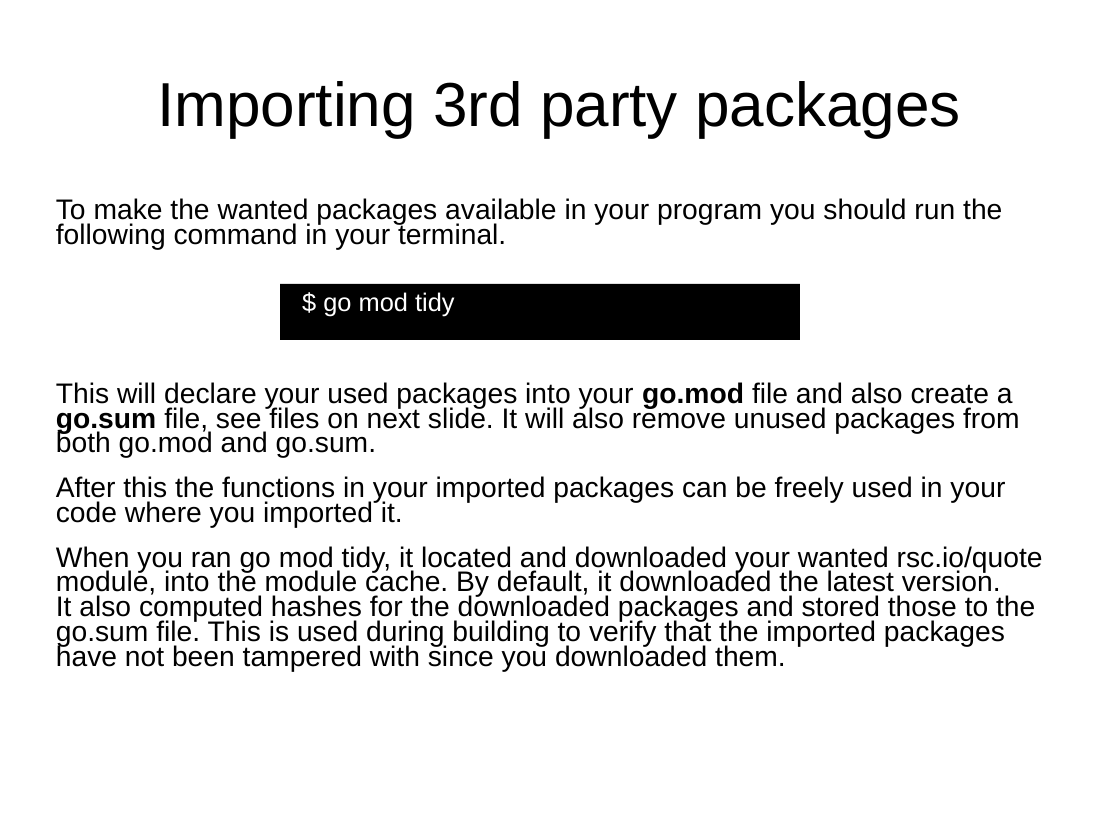
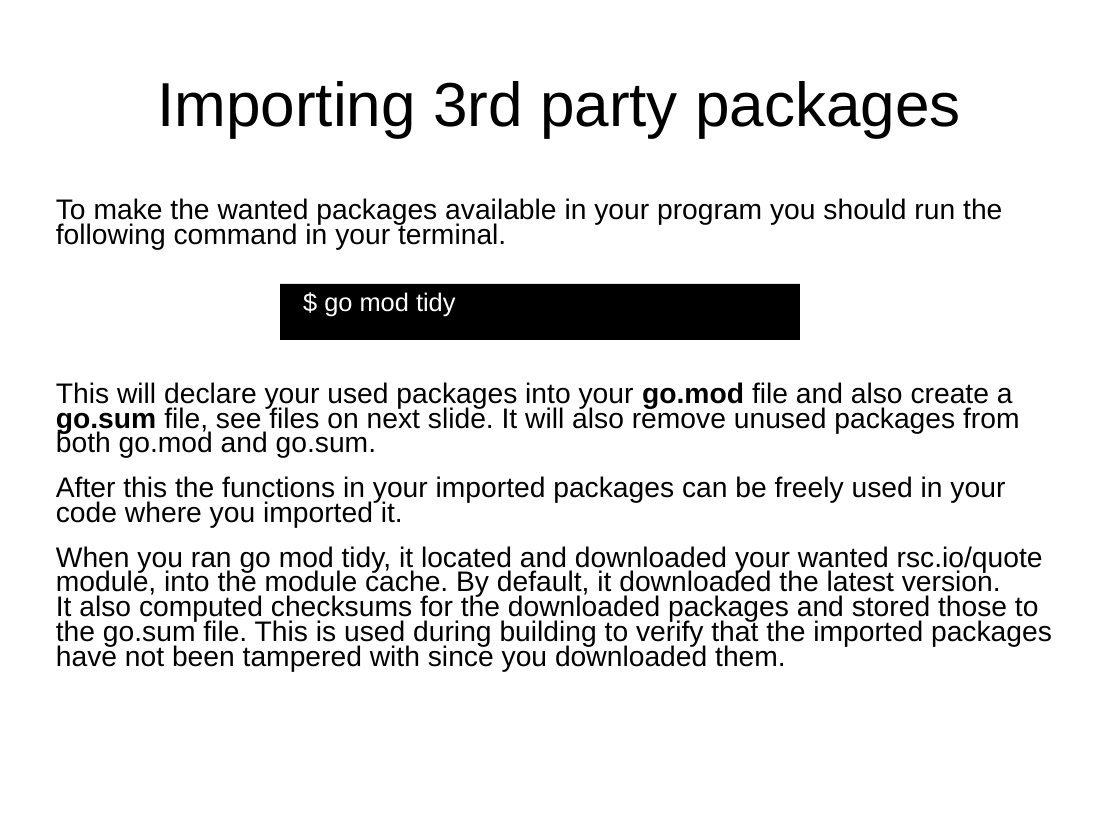
Before and after one commit to smicker/go_course, a slide deck: slide 20 of Golang genomgång.ppt. Drawn at 1120x840 pixels with LibreOffice and Linux fonts; fonts in the diff are those of the drawing; background and template pictures are left out. Boxes give left, top, right and bottom in pixels: in the first picture for what was removed or moved away, otherwise in the second. Text is boxed around its words. In the diff, an @@ line names an element or a change of style, - is before the commit and + after.

```diff
--- a/Golang genomgång.ppt
+++ b/Golang genomgång.ppt
@@ text at [56, 546, 1052, 672]: text changed @@
-When you ran go mod tidy, it located and downloaded your wanted rsc.io/quote module, into the module cache. By default, it downloaded the latest version.
-It also computed hashes for the downloaded packages and stored those to the go.sum file. This is used during building to verify that the imported packages have not been tampered with since you downloaded them.
+When you ran go mod tidy, it located and downloaded your wanted rsc.io/quote module, into the module cache. By default, it downloaded the latest version.
+It also computed checksums for the downloaded packages and stored those to the go.sum file. This is used during building to verify that the imported packages have not been tampered with since you downloaded them.
```
Also in this commit, not shown: 47 other slides changed, 2 slides added, 2 slides removed, 1 other file.
